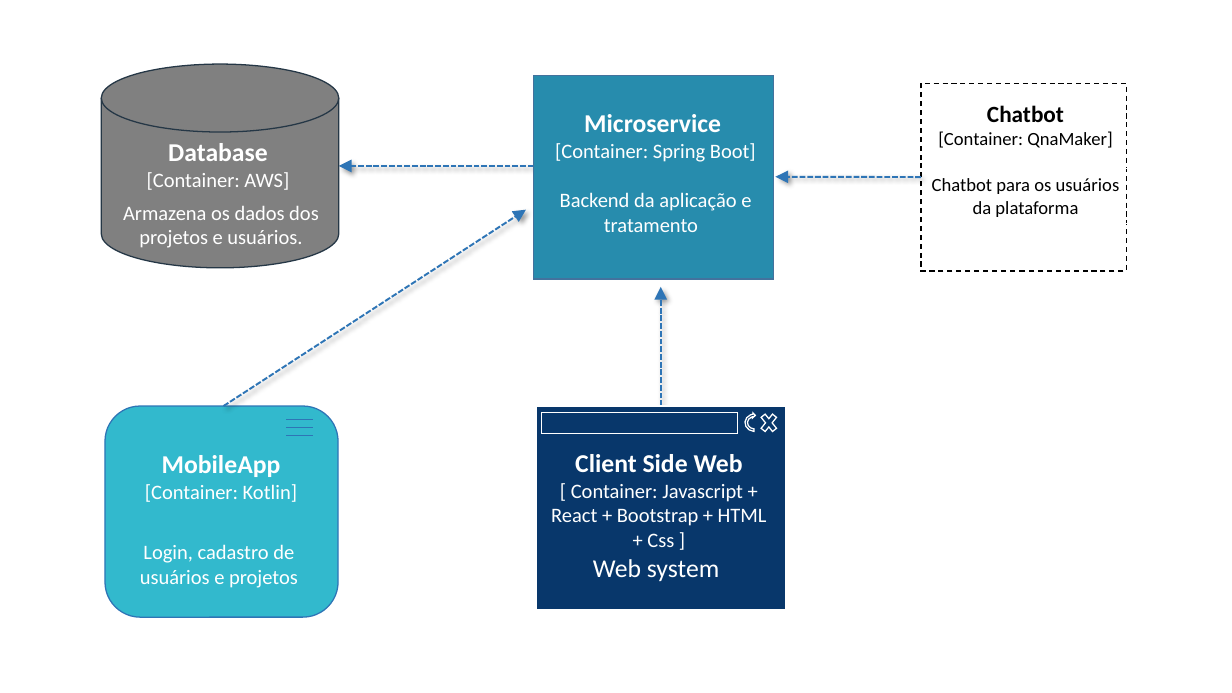
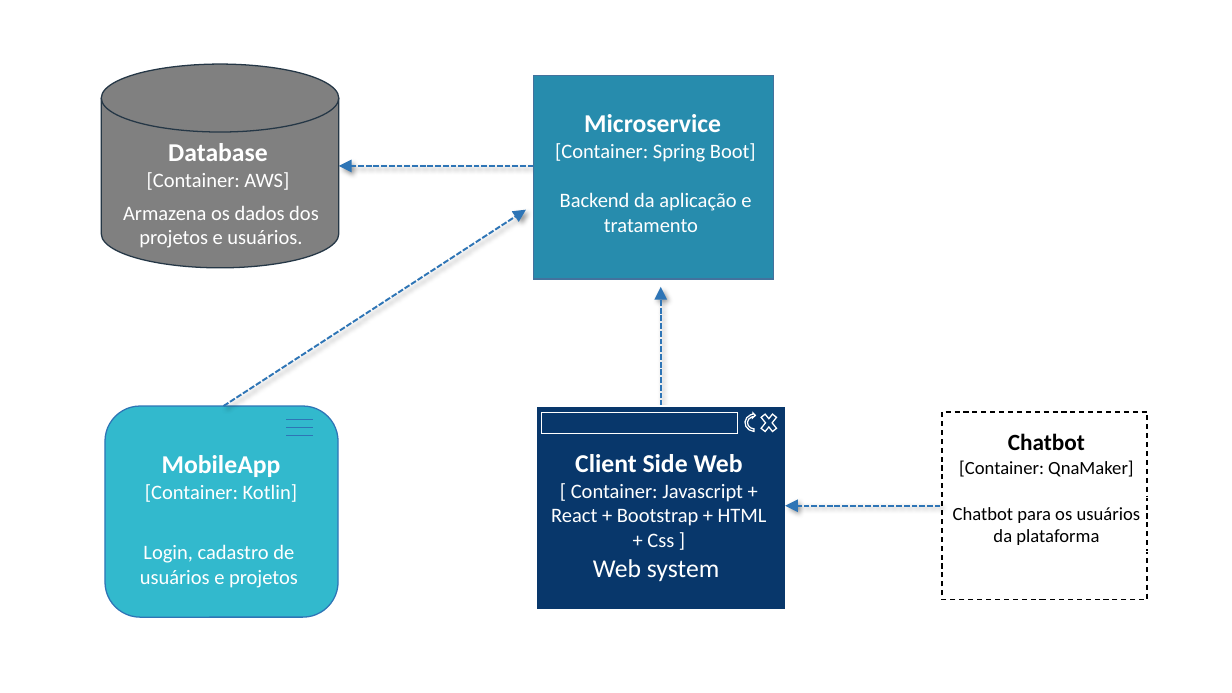
Before and after one commit to Caio-Elcio/2WORK-Mobile, a slide deck: slide 3 of Documentos/Arquitetura/Arquitetura.pptx. Drawn at 1232x693 pixels with LibreOffice and Linux fonts; fonts in the diff are those of the drawing. Boxes give left, top, right and bottom in pixels: in the first picture for what was removed or moved away, otherwise in the second. Text is boxed around its words. In the diff, an @@ line names an element or a change of style, - is before the commit and + after.

```diff
--- a/Documentos/Arquitetura/Arquitetura.pptx
+++ b/Documentos/Arquitetura/Arquitetura.pptx
@@ 2 rectangles, 1 text: place and size @@
-2 rectangles, 1 text at [915, 83, 1137, 271]
+2 rectangles, 1 text at [936, 412, 1158, 600]
@@ arrow moved from (921, 177) - (775, 177) to (941, 506) - (786, 506) @@
```
Also in this commit, not shown: 1 other slide changed, 1 other file.
